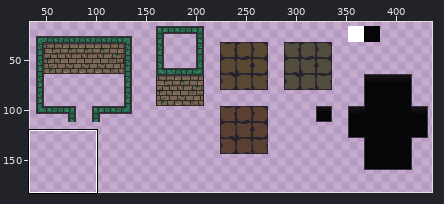
File history of a sprite sheet, Assets/Images/DungeonTileset.png. Above: a wide view before the commit, with the close-up outlined.
Close-up. The starting point:
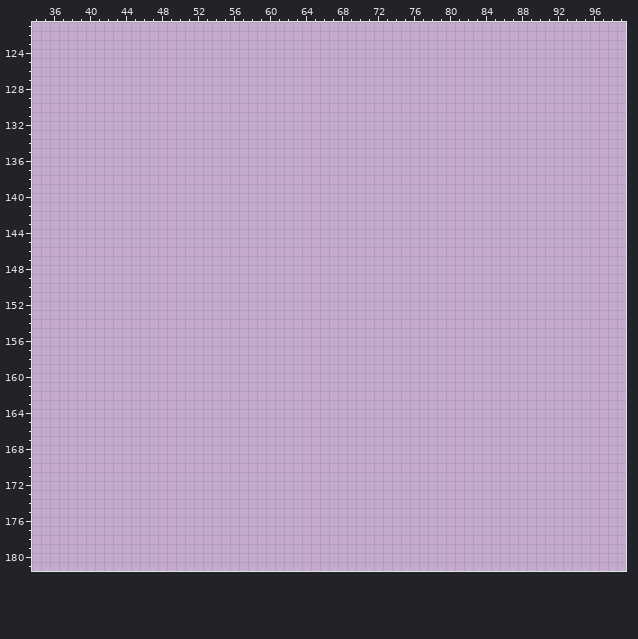
The file is 448x192 pixels. Colours within 5 levels of each other are drawn and written as one. Shown: x 34..99, y 121..181. The wide view leaves out empty margins. The commit also changed other parts of the picture, which this record leaves out.
Palette (. is transparent): 
Pixels before (only the part around the change), first column x 34:
121 ..................................................................
122 ..................................................................
123 ..................................................................
124 ..................................................................
125 ..................................................................
126 ..................................................................
127 ..................................................................
128 ..................................................................
129 ..................................................................
130 ..................................................................
131 ..................................................................
132 ..................................................................
133 ..................................................................
134 ..................................................................
135 ..................................................................
136 ..................................................................
137 ..................................................................
138 ..................................................................
139 ..................................................................
140 ..................................................................
141 ..................................................................
142 ..................................................................
143 ..................................................................
144 ..................................................................
145 ..................................................................
146 ..................................................................
147 ..................................................................
148 ..................................................................
149 ..................................................................
150 ..................................................................
151 ..................................................................
152 ..................................................................
153 ..................................................................
154 ..................................................................
155 ..................................................................
156 ..................................................................
157 ..................................................................
158 ..................................................................
159 ..................................................................
160 ..................................................................
161 ..................................................................
162 ..................................................................
163 ..................................................................
164 ..................................................................
165 ..................................................................
166 ..................................................................
167 ..................................................................
168 ..................................................................
169 ..................................................................
170 ..................................................................
171 ..................................................................
172 ..................................................................
173 ..................................................................
174 ..................................................................
175 ..................................................................
176 ..................................................................
177 ..................................................................
178 ..................................................................
179 ..................................................................
180 ..................................................................
181 ..................................................................
The same view after the edit:
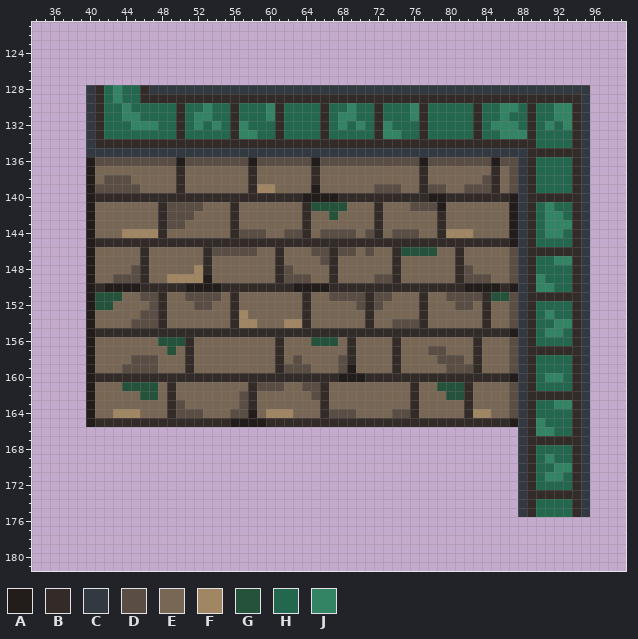
Colours new in this view: A #221c1a  B #322b28  C #333941  D #5a4e44  E #796755  F #a08662  G #24523b  H #23674e  J #328464
Difference:
y 128: x 40..95 ........................................................ -> CBHJHHBCCCCCCCCCCCCCCCCCCCCCCCCCCCCCCCCCCCCCCCCCCCCCCCCC
y 129: x 40..95 ........................................................ -> CBHJHHBBBBBBBBBBBBBBBBBBBBBBBBBBBBBBBBBBBBBBBBBBBBBBBBBC
y 130: x 40..95 ........................................................ -> CBHHJHHHHHBHHJHHBHHHJBHHHHBHHJHHBHHHJBHHHHHBHHJJHBHHJJBC
y 131: x 40..95 ........................................................ -> CBHHJJHHHHBHJJHHBHHHJBHHHHBHJJHHBHHHJBHHHHHBHHJHHBHHJJBC
y 132: x 40..95 ........................................................ -> CBHHHJJJHHBHJHJHBJHHHBHHHHBHJHJHBJHHHBHHHHHBHJJJHBHJHJBC
y 133: x 40..95 ........................................................ -> CBHHHHHHHHBHHHHHBJJHHBHHHHBHHHHHBJJHHBHHHHHBHHJJJBHHHHBC
y 134: x 40..95 ........................................................ -> CBBBBBBBBBBBBBBBBBBBBBBBBBBBBBBBBBBBBBBBBBBBBBBBBBHHHHBC
y 135: x 40..95 ........................................................ -> CCCCCCCCCCCCCCCCCCCCCCCCCCCCCCCCCCCCCCCCCCCCCCCCCBBBBBBC
y 136: x 40..95 ........................................................ -> ADDDDDDDDDADDDDDDDADDDDDDADDDDDDDDDDDADDDDDDDADDCBHHHHBC
y 137: x 40..95 ........................................................ -> AEEEEEEEEEBEEEEEEEBEEEEEEBEEEEEEEEEEEBEEEEEEEBEDCBHHHHBC
y 138: x 40..95 ........................................................ -> AEDDDEEEEEBEEEEEEEBEEEEEEBEEEEEEEEEEEBEEEEEEDBEDCBHHHHBC
y 139: x 40..95 ........................................................ -> ADDDDDEEEEBEEEEEEEBFFEEEEAEEEEEEDDDEEBDDEEDDDBEDCBHHHHBC
y 140: x 40..95 ........................................................ -> ABBBBBBBBBBBBBBBBBBBBBBBAAAABBBBBBBBBBAABBBBBBBACBBBBBBC
y 141: x 40..95 ........................................................ -> AEEEEEEEBDDDDEEEBEEEEEEEBGGGGEEEBEEEDDDAEEEEEEEACBHJHHBC
y 142: x 40..95 ........................................................ -> AEEEEEEEBDDDEEEEBEEEEEEEBEEGEEEEBEEEEEEBEEEEEEEACBHJJHBC
y 143: x 40..95 ........................................................ -> AEEEEEEEBDDEEEEEBEEEEEEEBEEEEEEEBEEEEEEBEEEEEEEACBHJJJBC
y 144: x 40..95 ........................................................ -> AEEEFFFFBEEEEEEEBDDDEEDDBEDDDDEDBEDDDEEBFFFEEEEACBHJJHBC
y 145: x 40..95 ........................................................ -> ABBBBBBBBBBBBBBBBBBBBBBBBBBBBBBBBBBBBBBBBBBBBBBACBHHHHBC
y 146: x 40..95 ........................................................ -> AEEEEEBEEEEEEBDDDDDEEBEEEDDBDDEDEEBGGGGEEBEEEEEDCBBBBBBC
y 147: x 40..95 ........................................................ -> AEEEEEBEEEEEEBEEEEEEEBEEEEDBEEEEEEBEEEEEEBEEEEEDCBHHJJBC
y 148: x 40..95 ........................................................ -> AEEEEDBEEEEEFBEEEEEEEBDEEEEBEEEEEEBEEEEEEBDEEEEDCBHHHHBC
y 149: x 40..95 ........................................................ -> AEEDDDBEEFFFFAEEEEEEEBDDDEEBEEEEDDBEEEEEEBDDDEEDCBJHHHBC
y 150: x 40..95 ........................................................ -> ABAAAABBBBBAAAABBBBBBBBAAAABBBBBBBBBBBBBBBAAAABACBJJHHBC
y 151: x 40..95 ........................................................ -> AGGGEEDDBEEDDDDEBEEEEEEEBEEDDDDBDDEEEBEEDDDDBGGDCBBBBBBC
y 152: x 40..95 ........................................................ -> AGGEEEEDBEEEDDEEBEEEEEEEBEEEEEDBDEEEEBEEEDDEBEEDCBHHHHBC
y 153: x 40..95 ........................................................ -> AEEEEEDDBEEEEEEEBFEEEEEEBEEEEEEBEEEEEBEEEEEEBEEDCBHJHHBC
y 154: x 40..95 ........................................................ -> AEEEEDDDBEEEEEEEBFFEEEFFBEEEEEEBEEDDDBEEEEEEBEEDCBHHJJBC
y 155: x 40..95 ........................................................ -> ABBBBBBBBBBBBBBBBBBBBBBBBBBBBBBBBBBBBBBBBBBBBBBACBHJJHBC
y 156: x 40..95 ........................................................ -> AEEEEEEEGGGBEEEEEEEEEBEEEGGGEBEEEEBEEEEEEEEBEEEDCBHHHHBC
y 157: x 40..95 ........................................................ -> AEEEEEEEEGEBEEEEEEEEEBEEEEEEEBEEEEBEEEDDEEEBEEEDCBBBBBBC
y 158: x 40..95 ........................................................ -> AEEEEDDDEEEBEEEEEEEEEBEDEEEEDBEEEEBEEEEDDDEBEEEDCBHHHHBC
y 159: x 40..95 ........................................................ -> AEEEDDDDEEEBEEEEEEEEEBDDDEEEDAEEEEBEEEEEDDDBEEEDCBHHHHBC
y 160: x 40..95 ........................................................ -> ABBBBBBBBBBBBBBBBBBBBBBBBBBBAAABBBBBBBBBBBBBBBBACBHJJHBC
y 161: x 40..95 ........................................................ -> AEEEGGGGEBEEEEEEEEBDDDEEDDBEEEEEEEEEBEEGGGBEEEEDCBHHHHBC
y 162: x 40..95 ........................................................ -> AEEEEEGGEBEEEEEEEDBEEEEEEDBEEEEEEEEEBEEEGGBEEEEDCBBBBBBC
y 163: x 40..95 ........................................................ -> AEEEEEEEEBDEEEEEEDBEEEEEEEBEEEEEEEEEBEEEEEBEEEEDCBHHJJBC
y 164: x 40..95 ........................................................ -> AEEFFFEEEBDDDEEEDDAEFFFEEEBDDDEEEEDDBEEEEEBFFEEDCBHHHHBC
y 165: x 40..95 ........................................................ -> ABBBBBBBBBBBBBBBAAAABBBBBBBBBBBBBBBBBBBBBBBBBBBACBJHHHBC
y 166: x 88..95 ........ -> CBJJHHBC
y 167: x 88..95 ........ -> CBBBBBBC
y 168: x 88..95 ........ -> CBHHHHBC
y 169: x 88..95 ........ -> CBHJHHBC
y 170: x 88..95 ........ -> CBHHJJBC
y 171: x 88..95 ........ -> CBHJJHBC
y 172: x 88..95 ........ -> CBHHHHBC
y 173: x 88..95 ........ -> CBBBBBBC
y 174..175: x 88..95 ........ -> CBHHHHBC
Changed places in both close-ups, as pixel boxes (x1, y1, x2, y2):
added: (86, 85, 590, 517)
